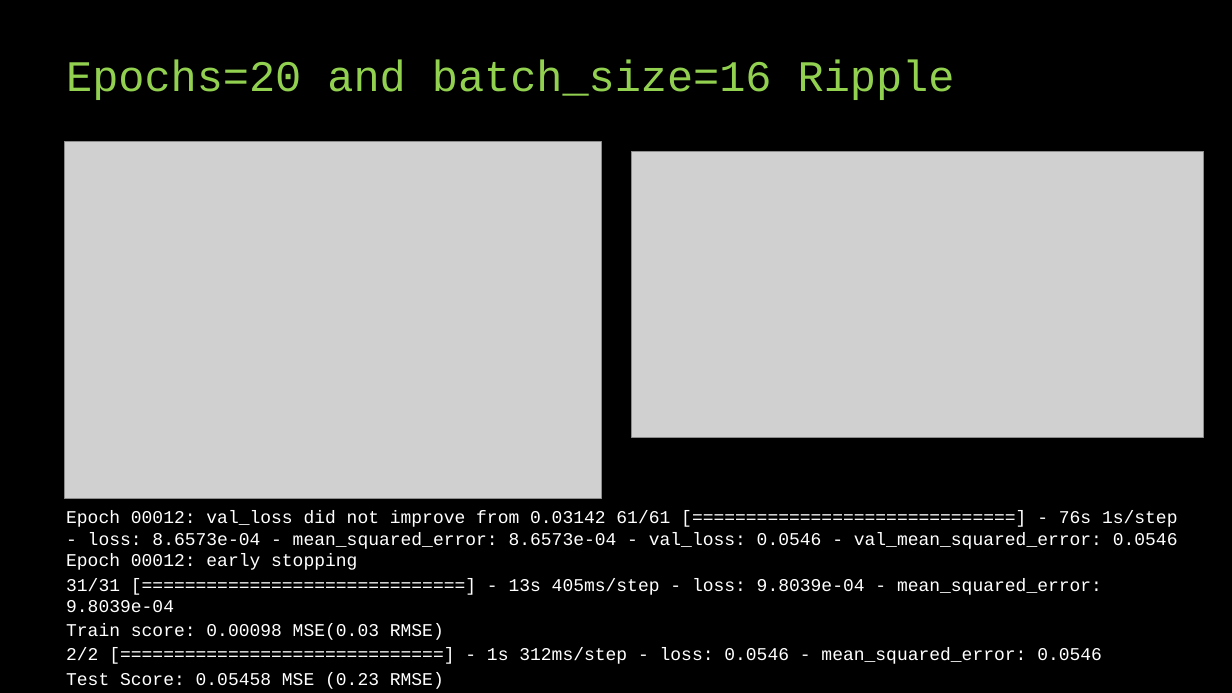
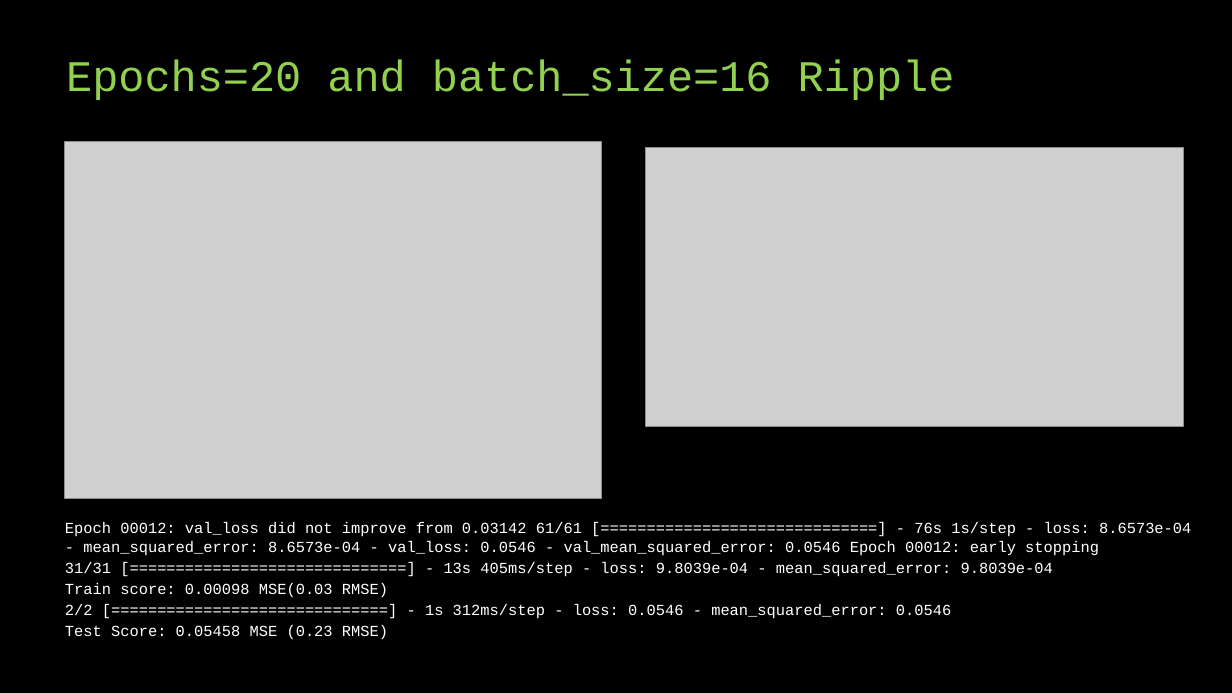
Before and after one commit to Zarmina97/Top-3-Crypto-Volatility-prediction-LSTM-GARCH, a slide deck: slide 31 of presentazione.pptx (slide 14 before the commit). Drawn at 1232x693 pixels with LibreOffice and Linux fonts; fonts in the diff are those of the drawing; grey boxes stand for pictures. Boxes give left, top, right and bottom in pixels: in the first picture for what was removed or moved away, otherwise in the second. Text is boxed around its words. In the diff, an @@ line names an element or a change of style, - is before the commit and + after.

```diff
--- a/presentazione.pptx
+++ b/presentazione.pptx
@@ picture: place and size @@
-picture at [632, 151, 1204, 437]
+picture at [646, 147, 1183, 426]
@@ text "Epoch 00012: val_loss did not ...": place and size @@
-text "Epoch 00012: val_loss did not ..." at [66, 511, 1178, 689]
+text "Epoch 00012: val_loss did not ..." at [65, 522, 1191, 640]
@@ text "Epoch 00012: val_loss did not ..." at [65, 522, 1191, 640]: size 14 to 12 pt @@
```
Also in this commit, not shown: 10 other slides changed, 15 slides added, 1 slide removed, 1 other file.
